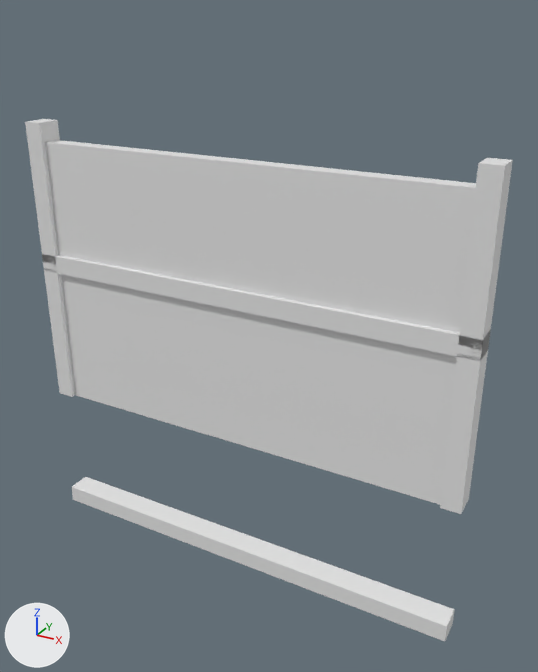
The OBJ model unity/Assets/Art/Generated/campus-kit/prop-whiteboard.obj as it was, and as the next commit left it.
Before and after are seen from a 50 mm camera at (1.09, -1.79, 2.38) aimed at (0.1, 0.03, 1.48). Arrows for +X, +Y and +Z are at lower left; the lights stay in place. The picture after the commit comes second. Where no turn or scale is listed for an object, it has been applied to the vertices.

The first picture shows 'prop-whiteboard'.
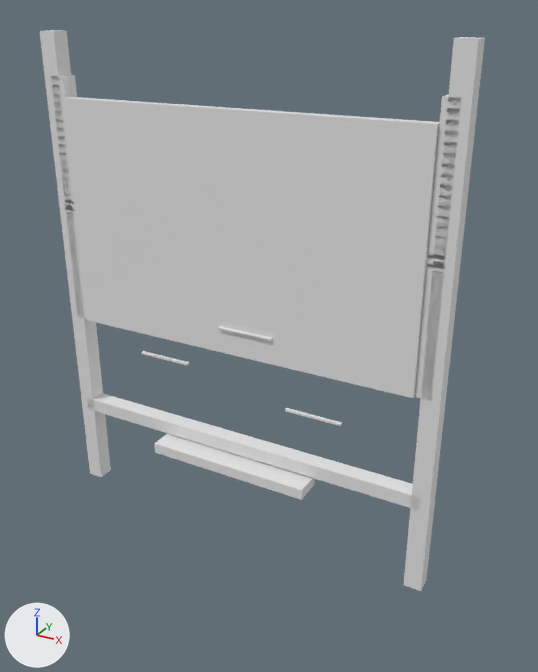
Diff of the bpy script that builds the scene:
```diff
--- a/unity/Assets/Art/Generated/campus-kit/prop-whiteboard.obj.py
+++ b/unity/Assets/Art/Generated/campus-kit/prop-whiteboard.obj.py
@@ me_prop_whiteboard @@
 # used by ob_prop_whiteboard; location = (0.0, 0.0, 0.0)
-me_prop_whiteboard.from_pydata(...)  # 40 vertices, 30 faces; spans x -0.74..0.74, y -0.04..0.04, z 0.63..2.06
+me_prop_whiteboard.from_pydata(...)  # 88 vertices, 66 faces; spans x -0.647..0.647, y -0.095..0.028, z 0.775..2.325
+# me_prop_whiteboard part 1: a new loose piece, a box spanning x -0.647..-0.592, y -0.027..0.028, z 0.775..2.325
+# me_prop_whiteboard part 2: a new loose piece, a box spanning x 0.592..0.647, y -0.027..0.028, z 0.775..2.325
+# me_prop_whiteboard part 3: a new loose piece, a box spanning x -0.575..0.575, y -0.037..-0.002, z 1.42..2.14
+# me_prop_whiteboard part 4: a new loose piece, a box spanning x -0.62..0.62, y -0.027..0.028, z 1.78..1.825
+# me_prop_whiteboard part 5: a new loose piece, a box spanning x -0.62..0.62, y -0.027..0.028, z 1.06..1.105
+# me_prop_whiteboard part 6: a new loose piece, a box spanning x -0.623..-0.577, y -0.027..0.028, z 1.42..2.2
+# me_prop_whiteboard part 7: a new loose piece, a box spanning x 0.577..0.623, y -0.027..0.028, z 1.42..2.2
+# me_prop_whiteboard part 8: a new loose piece, a box spanning x -0.275..0.275, y -0.095..-0.005, z 1.02..1.055
+# me_prop_whiteboard part 9: a new loose piece, a box spanning x -0.34..-0.16, y -0.046..-0.034, z 1.35..1.356
+# me_prop_whiteboard part 10: a new loose piece, a box spanning x -0.04..0.14, y -0.046..-0.034, z 1.5..1.506
+# me_prop_whiteboard part 11: a new loose piece, a box spanning x 0.19..0.37, y -0.046..-0.034, z 1.28..1.286
+# me_prop_whiteboard part 12: the loose piece of 8 vertices spanning x -0.7..0.7, y -0.025..0.025, z 1.1..2.0 is deleted
+# me_prop_whiteboard part 13: the loose piece of 8 vertices spanning x 0.68..0.74, y -0.04..0.04, z 1.1..2.06 is deleted
+# me_prop_whiteboard part 14: the loose piece of 8 vertices spanning x -0.74..0.74, y -0.04..0.04, z 0.63..0.69 is deleted
+# me_prop_whiteboard part 15: the loose piece of 8 vertices spanning x -0.74..-0.68, y -0.04..0.04, z 1.1..2.06 is deleted
+# other edits to the shape of me_prop_whiteboard do not show in these pictures
```

Location of each change, [x1, y1, x2, y2] in pixels of the pictures (538 x 672 px):
'prop-whiteboard', reshaped (9% narrower, 7% taller): before [25, 119, 513, 641]; after [40, 30, 485, 591]
part 1 of me_prop_whiteboard, added: after [40, 30, 111, 477]
part 2 of me_prop_whiteboard, added: after [403, 37, 485, 591]
part 3 of me_prop_whiteboard, added: after [63, 97, 440, 398]
part 4 of me_prop_whiteboard, added: after [65, 200, 445, 273]
part 5 of me_prop_whiteboard, added: after [87, 394, 420, 511]
part 6 of me_prop_whiteboard, added: after [51, 75, 86, 318]
part 7 of me_prop_whiteboard, added: after [415, 95, 461, 401]
part 8 of me_prop_whiteboard, added: after [154, 433, 315, 500]
part 9 of me_prop_whiteboard, added: after [142, 351, 189, 365]
part 10 of me_prop_whiteboard, added: after [218, 326, 272, 341]
part 11 of me_prop_whiteboard, added: after [285, 408, 342, 426]
part 12 of me_prop_whiteboard, deleted: before [45, 140, 476, 504]
part 13 of me_prop_whiteboard, deleted: before [440, 158, 513, 514]
part 14 of me_prop_whiteboard, deleted: before [72, 477, 455, 641]
part 15 of me_prop_whiteboard, deleted: before [25, 119, 75, 397]
